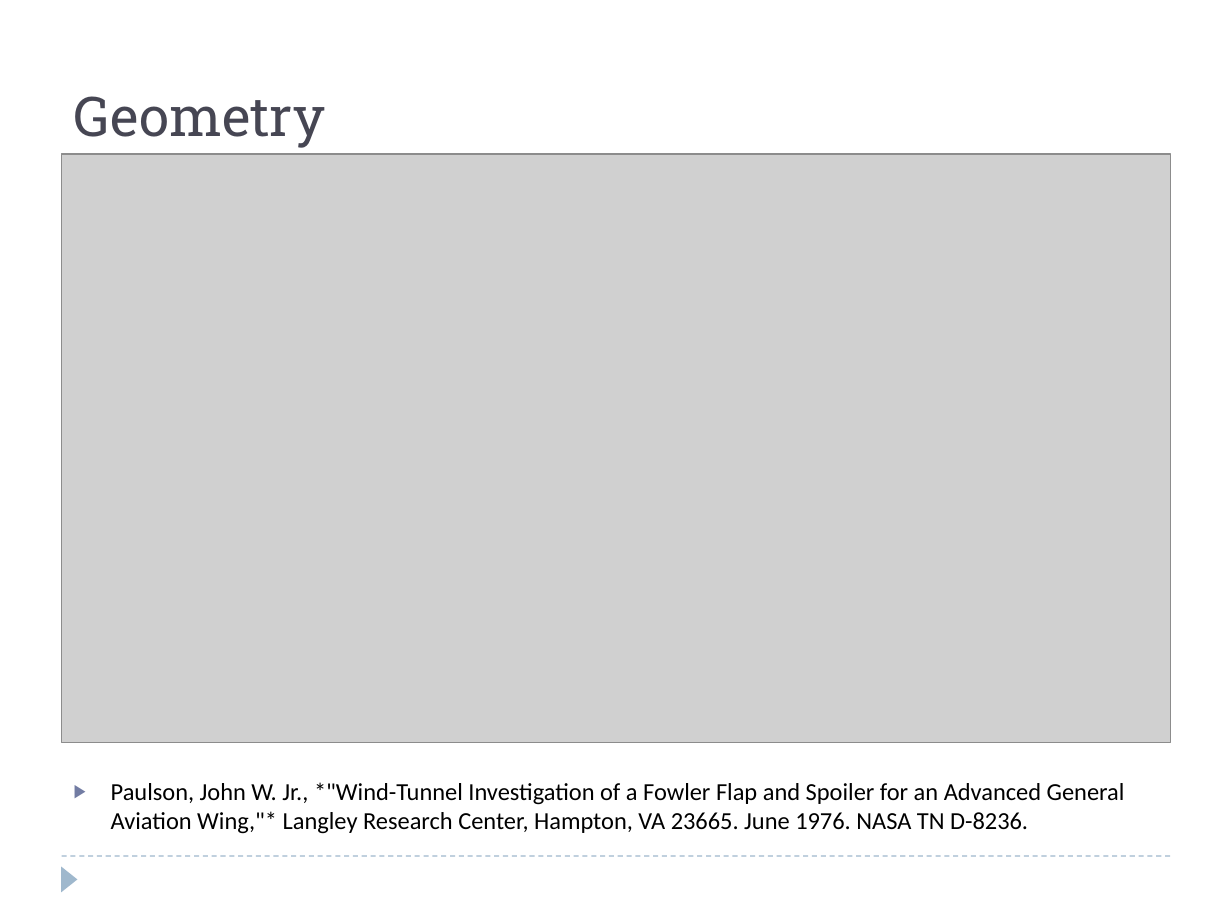
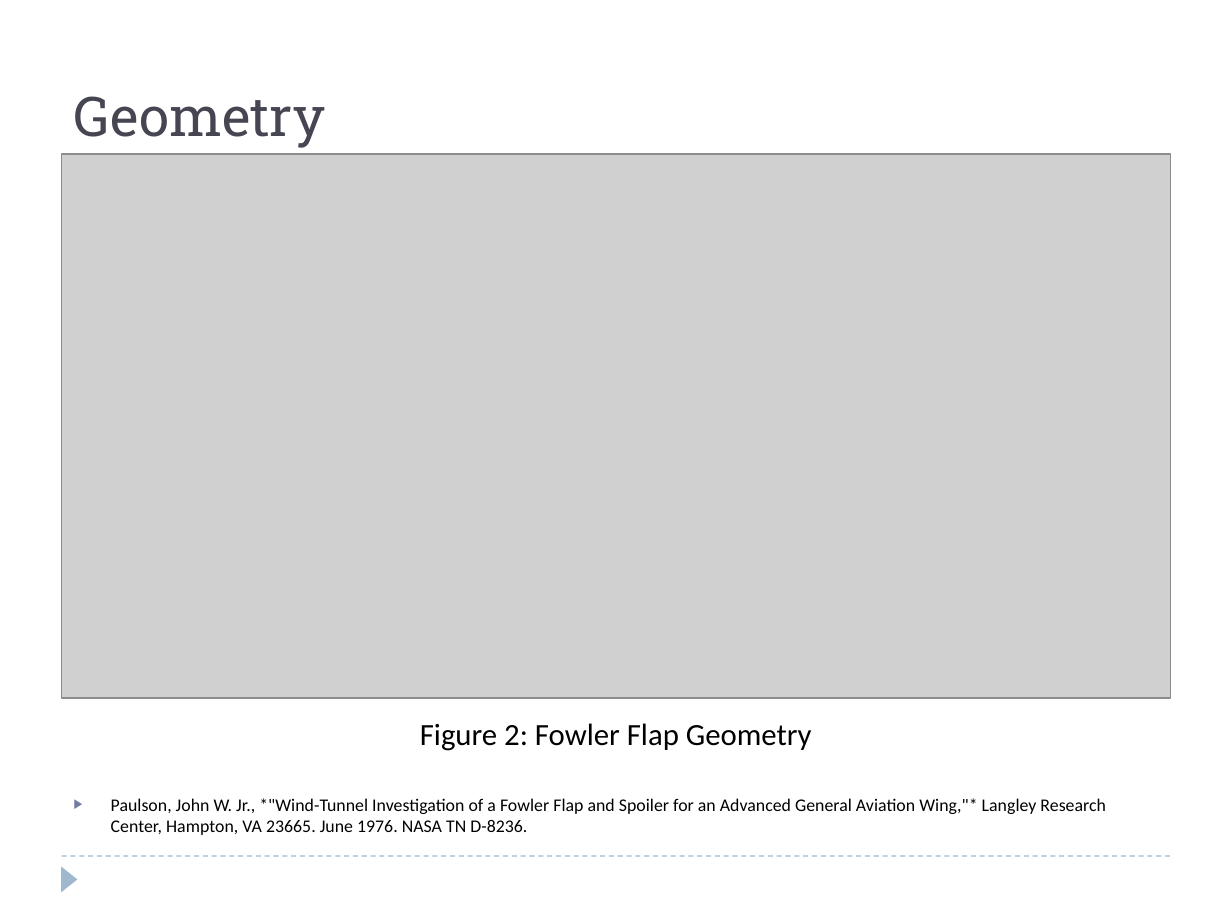
Before and after one commit to barbagroup/AeroPython-studentprojects2015, a slide deck: slide 3 of cparvini/FowlerFlapPresentation.pptx. Drawn at 1232x924 pixels with LibreOffice and Linux fonts; fonts in the diff are those of the drawing; grey boxes stand for pictures. Boxes give left, top, right and bottom in pixels: in the first picture for what was removed or moved away, otherwise in the second. Text is boxed around its words. In the diff, an @@ line names an element or a change of style, - is before the commit and + after.

```diff
--- a/cparvini/FowlerFlapPresentation.pptx
+++ b/cparvini/FowlerFlapPresentation.pptx
@@ picture: place and size @@
-picture at [62, 154, 1170, 743]
+picture at [62, 154, 1170, 699]
@@ text "Figure 2: Fowler Flap Geometry": place and size @@
-text "Figure 2: Fowler Flap Geometry" at [111, 782, 1125, 834]
+text "Figure 2: Fowler Flap Geometry" at [111, 723, 1106, 835]
@@ text at [420, 723, 812, 751]: paragraph added @@
+Figure 2: Fowler Flap Geometry
@@ text at [111, 798, 1106, 835]: size 14.3 to 10.4 pt in "Paulson, John W. Jr., *"Wind-Tunnel Investigation of ..." @@
```
Also in this commit, not shown: 4 other slides changed, 1 slide added, 1 other file.
